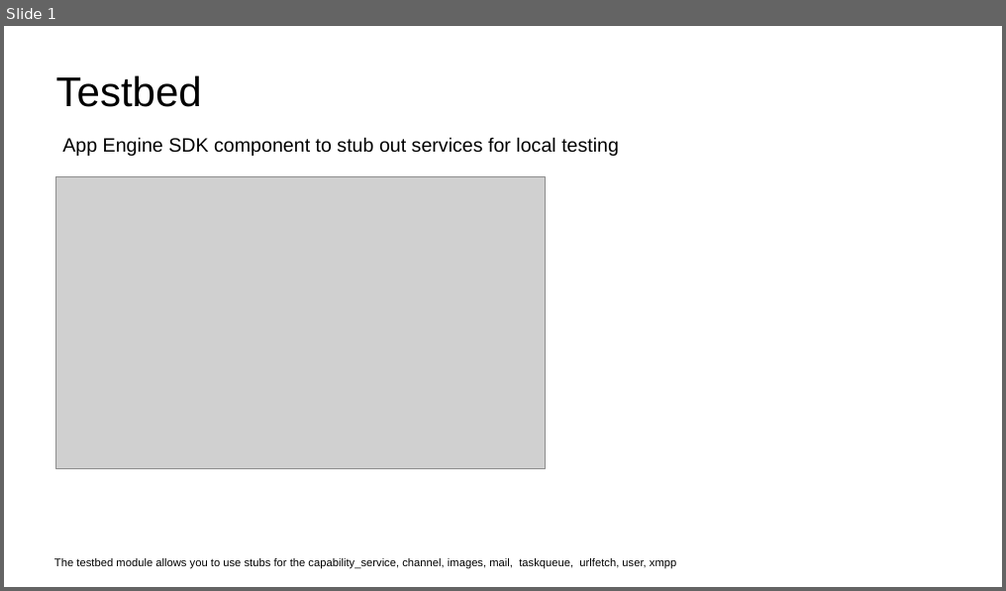
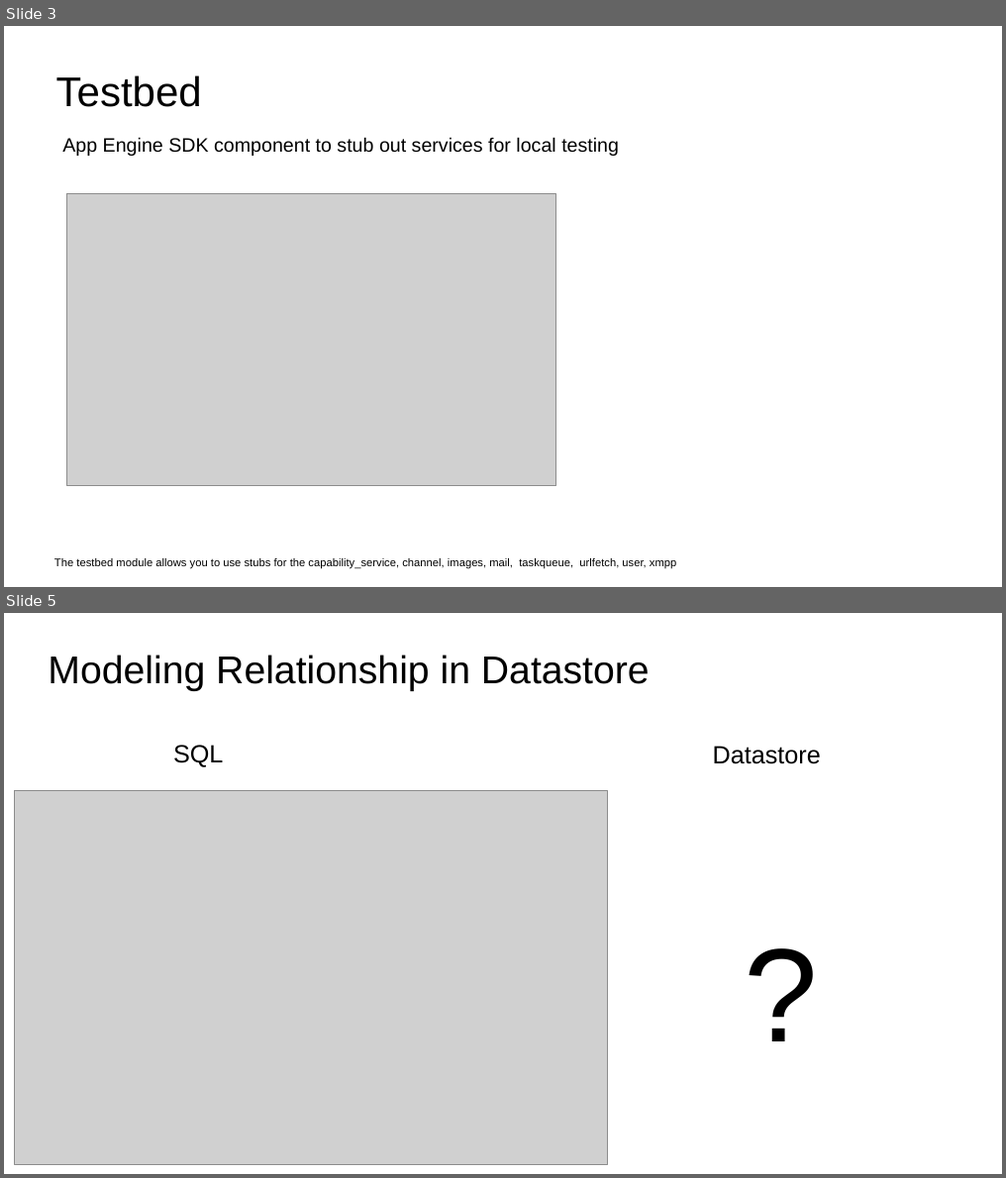
Before and after one commit to bashtavenko/datastore_playground, a slide deck: datastore-ndb-101.odp. Shown one above the other, each under a label of ours: slide 1 before the commit, slides 3 and 5 after it; the slides between them are not shown. The pictures are 1006x591 and 1006x1178 pixels, drawn with LibreOffice and Linux fonts; fonts in the diff are those of the drawing; grey boxes stand for pictures. Boxes give left, top, right and bottom in pixels: in the first picture for what was removed or moved away, otherwise in the second. Text is boxed around its words. In the diff, an @@ line names an element or a change of style, - is before the commit and + after.

```diff
--- a/datastore-ndb-101.odp
+++ b/datastore-ndb-101.odp
@@ slide 5 added at (x1=4, y1=613, x2=1002, y2=1174), background #FFFFFF @@
@@ title added at (x1=48, y1=655, x2=649, y2=691), 28 pt, text #000000 @@
+Modeling Relationship in Datastore
@@ text added at (x1=173, y1=745, x2=223, y2=767), 18 pt, text #000000 @@
+SQL
@@ text added at (x1=713, y1=746, x2=821, y2=764), 18 pt, text #000000 @@
+Datastore
@@ picture added at (x1=14, y1=790, x2=607, y2=1164) @@
@@ text added at (x1=718, y1=899, x2=845, y2=1079), 96 pt, text #000000 @@
+?
@@ what was slide 1 is now slide 3 @@
@@ slide 3 changed as well @@
@@ picture moved from (x1=55, y1=176, x2=546, y2=470) to (x1=67, y1=193, x2=556, y2=486) @@
```
Also in this commit, not shown: 7 other slides added.
